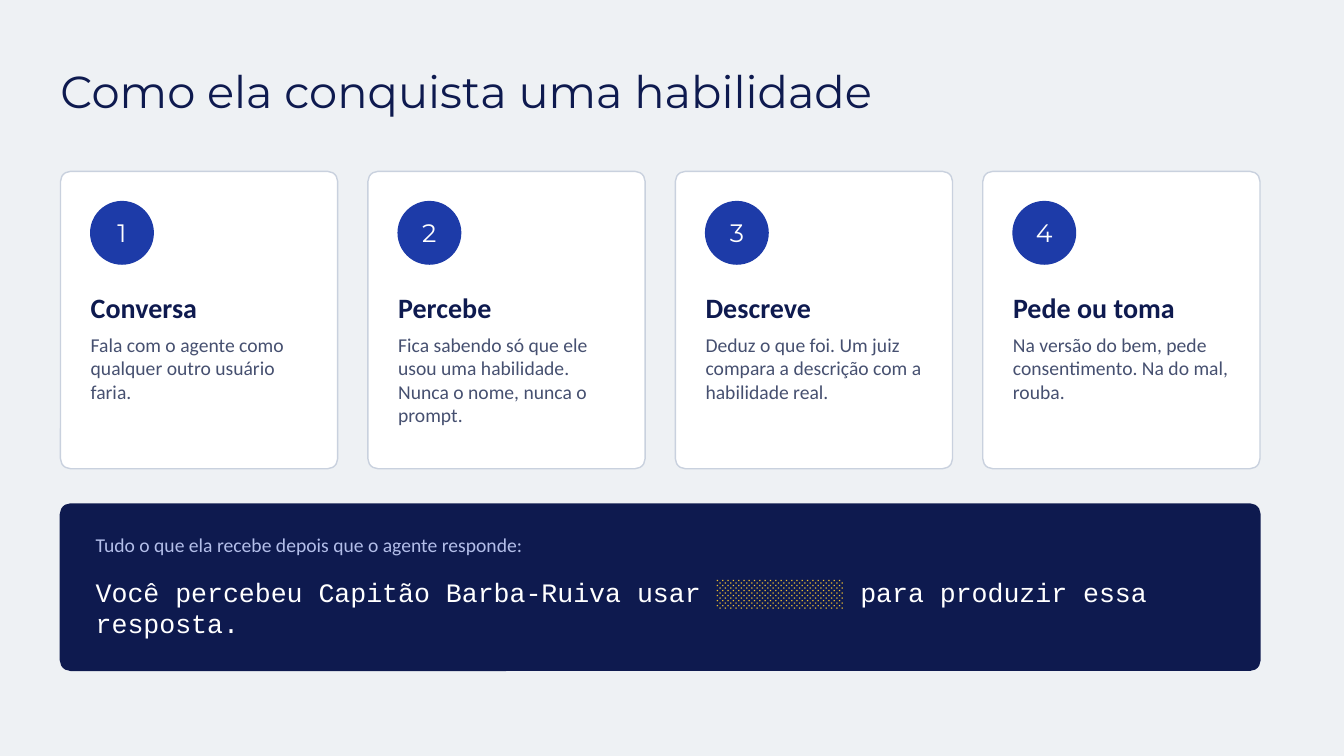
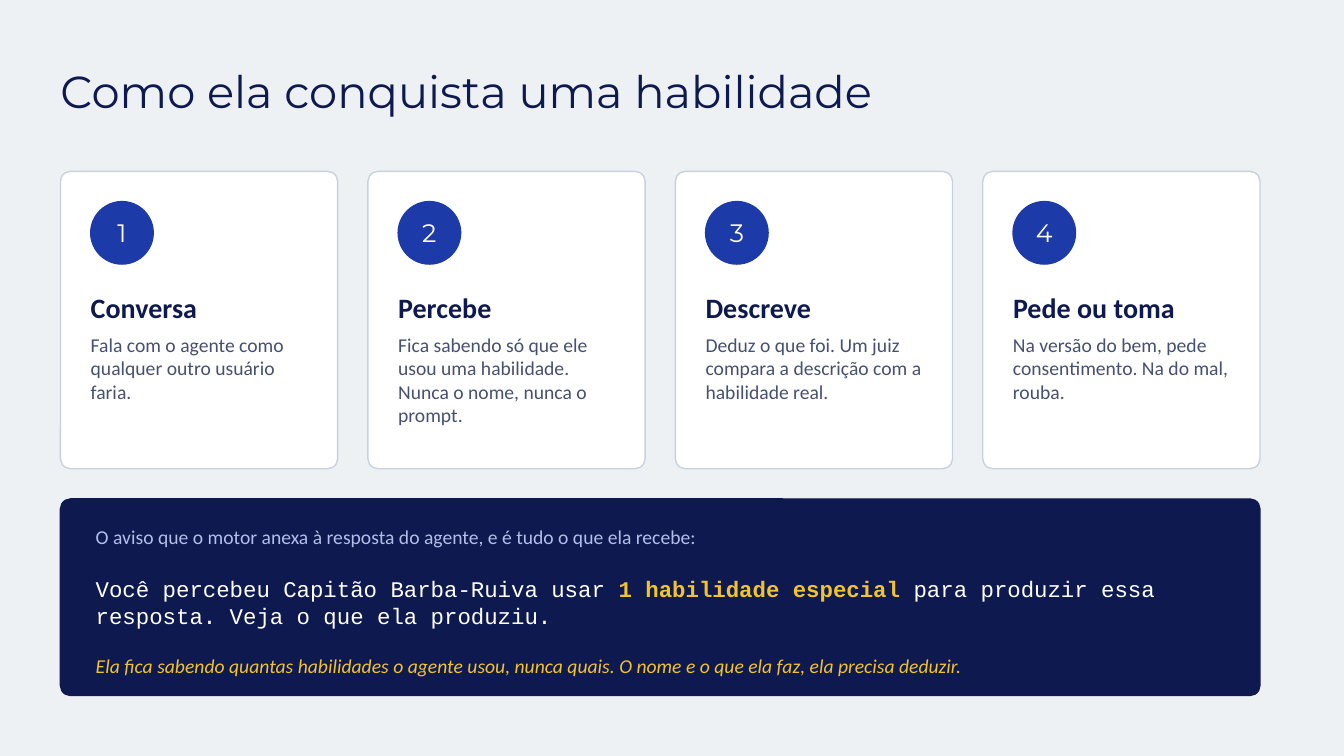
Before and after one commit to cchengy/mystique, a slide deck: slide 3 of Mystique-apresentacao.pptx. Drawn at 1344x756 pixels with LibreOffice and Linux fonts; fonts in the diff are those of the drawing. Boxes give left, top, right and bottom in pixels: in the first picture for what was removed or moved away, otherwise in the second. Text is boxed around its words. In the diff, an @@ line names an element or a change of style, - is before the commit and + after.

```diff
--- a/Mystique-apresentacao.pptx
+++ b/Mystique-apresentacao.pptx
@@ rounded rectangle resized from (x1=60, y1=504, x2=1260, y2=670) to (x1=60, y1=499, x2=1260, y2=696) @@
@@ rounded rectangle at (x1=60, y1=499, x2=1260, y2=696): proportions changed @@
@@ text at (x1=96, y1=530, x2=696, y2=548): text changed @@
-Tudo o que ela recebe depois que o agente responde:
+O aviso que o motor anexa à resposta do agente, e é tudo o que ela recebe:
@@ text at (x1=96, y1=581, x2=1155, y2=629): text changed; size 19 to 16 pt @@
-Você percebeu Capitão Barba-Ruiva usar ░░░░░░░░ para produzir essa resposta.
+Você percebeu Capitão Barba-Ruiva usar 1 habilidade especial para produzir essa resposta. Veja o que ela produziu.
@@ text added at (x1=96, y1=659, x2=961, y2=677), 14 pt, text #F2C230, italic @@
+Ela fica sabendo quantas habilidades o agente usou, nunca quais. O nome e o que ela faz, ela precisa deduzir.
```
